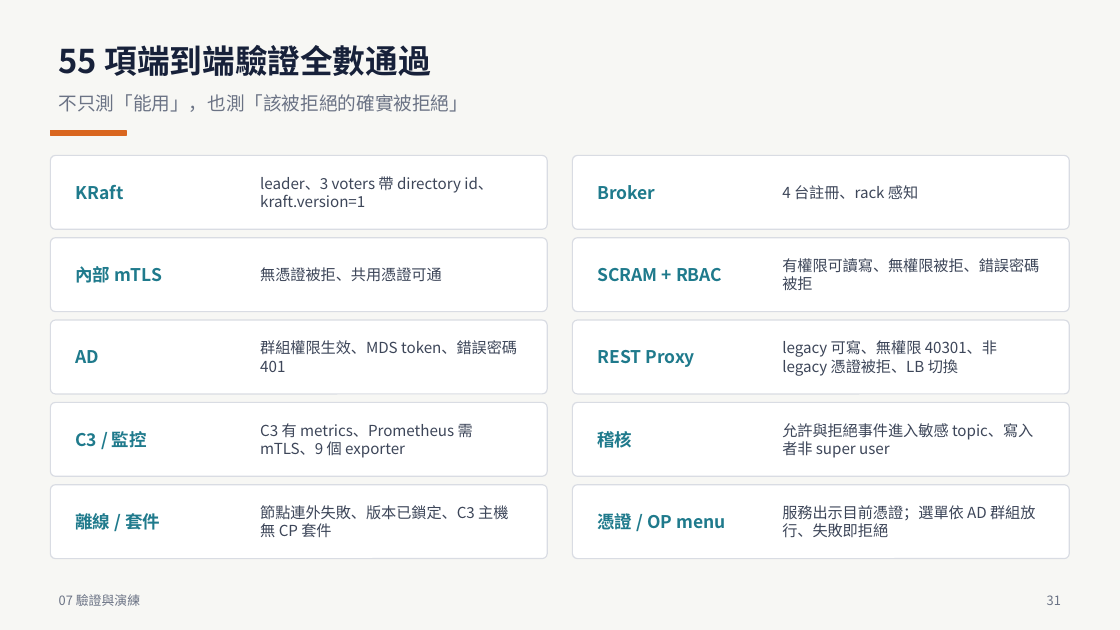
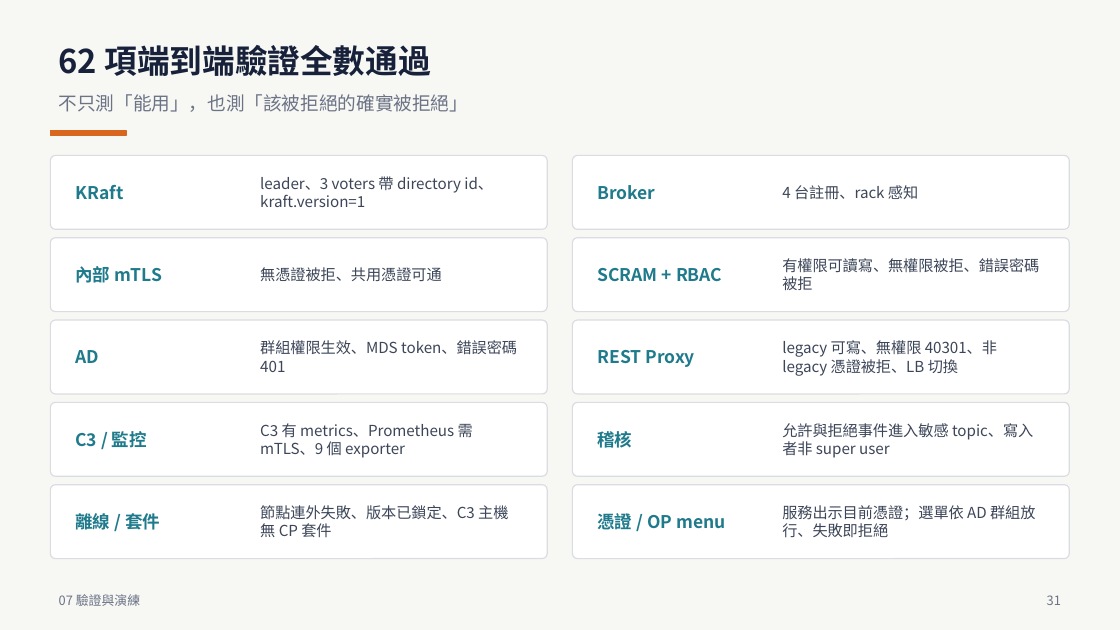
Before and after one commit to zxc81906119/kafka_install_ops, a slide deck: slide 31 of docs/Confluent-離線安裝PoC-全流程.pptx. Drawn at 1120x630 pixels with LibreOffice and Linux fonts; fonts in the diff are those of the drawing. Boxes give left, top, right and bottom in pixels: in the first picture for what was removed or moved away, otherwise in the second. Text is boxed around its words. In the diff, an @@ line names an element or a change of style, - is before the commit and + after.

```diff
--- a/docs/Confluent-離線安裝PoC-全流程.pptx
+++ b/docs/Confluent-離線安裝PoC-全流程.pptx
@@ text at [59,45,431,76]: text changed @@
-55 項端到端驗證全數通過
+62 項端到端驗證全數通過
```
Also in this commit, not shown: 8 other slides changed, 36 other files.
